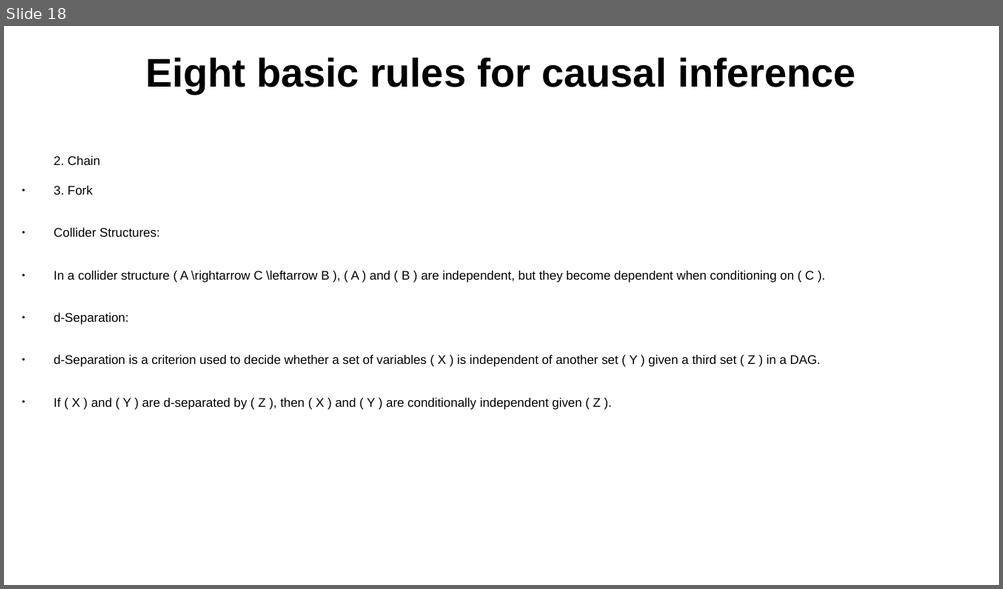
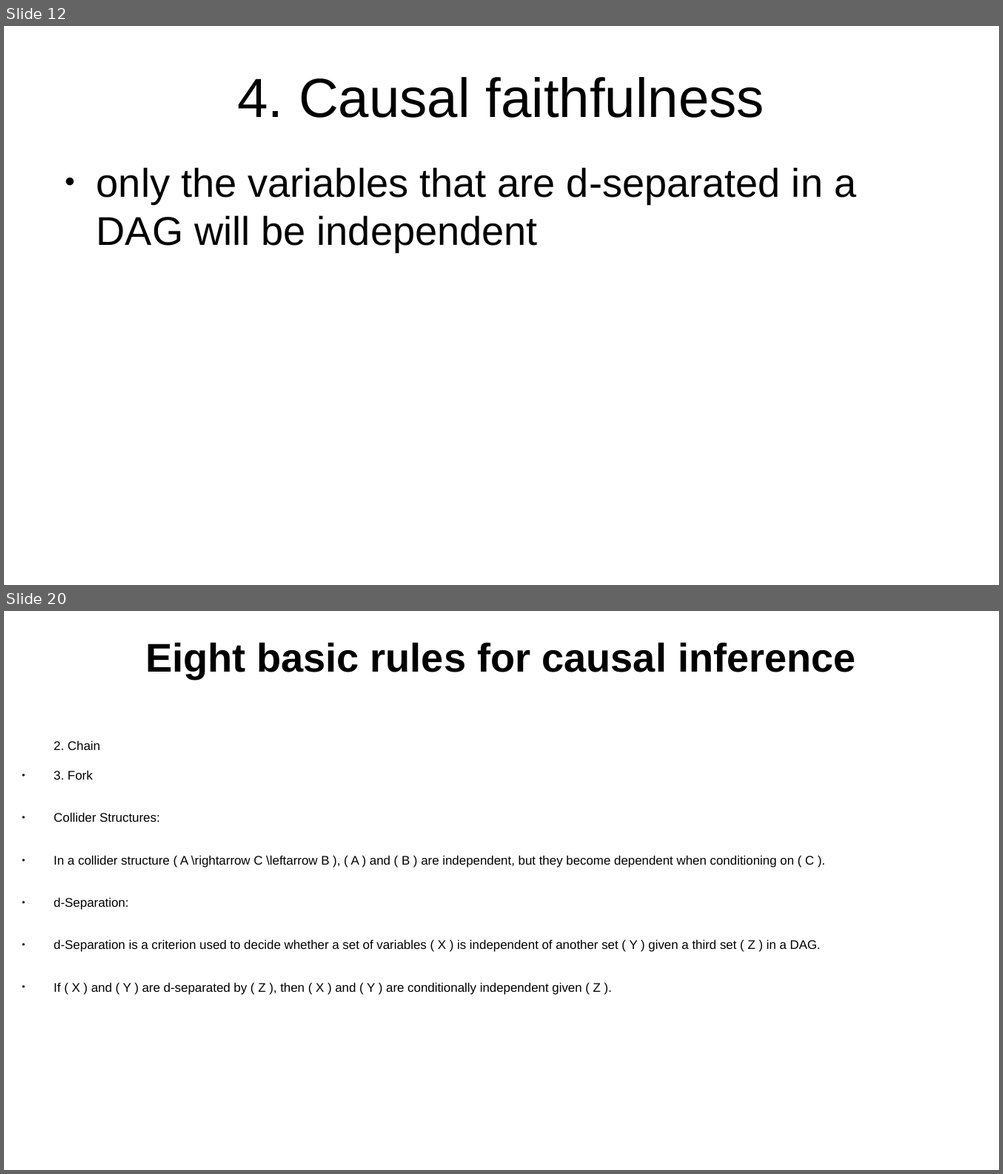
Before and after one commit to emoen/CausalityDiscoveryCrunchDAO, a slide deck: presentation/HIBRAIN_March_25.odp. Shown one above the other, each under a label of ours: slide 18 before the commit, slides 12 and 20 after it; the slides between them are not shown. The pictures are 1003x589 and 1003x1174 pixels, drawn with LibreOffice and Linux fonts; fonts in the diff are those of the drawing. Boxes give left, top, right and bottom in pixels: in the first picture for what was removed or moved away, otherwise in the second. Text is boxed around its words. In the diff, an @@ line names an element or a change of style, - is before the commit and + after.

```diff
--- a/presentation/HIBRAIN_March_25.odp
+++ b/presentation/HIBRAIN_March_25.odp
@@ slide 12 added at (4,26,999,585), background #FFFFFF @@
@@ title added at (237,77,765,118), 44 pt, text #000000 @@
+4. Causal faithfulness
@@ text added at (96,167,856,252), 32 pt, text #000000 @@
+● only the variables that are d-separated in a DAG will be independent
@@ what was slide 18 is now slide 20 @@
```
Also in this commit, not shown: 6 slides changed, 7 other slides added, 6 slides removed.
